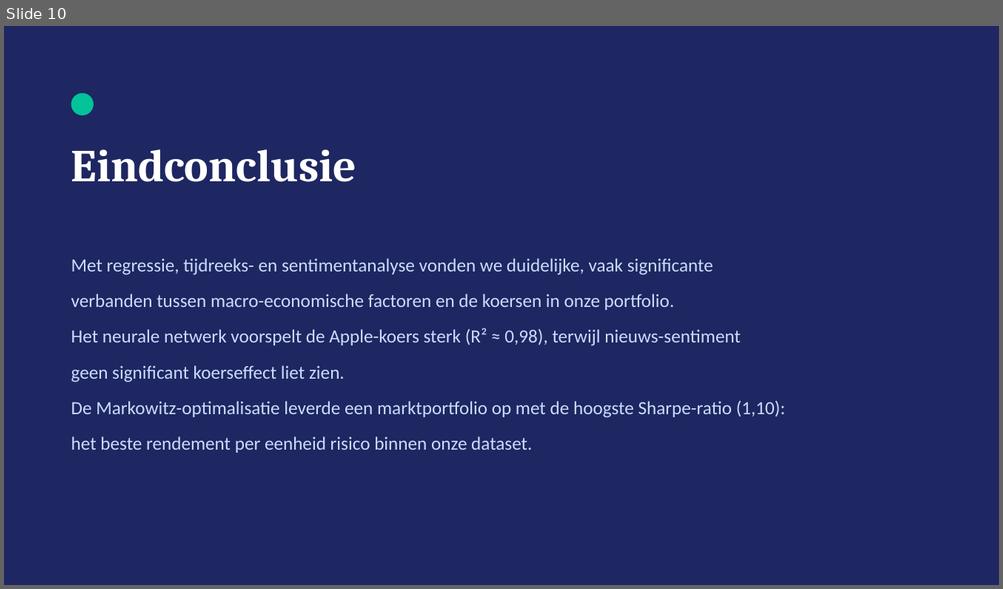
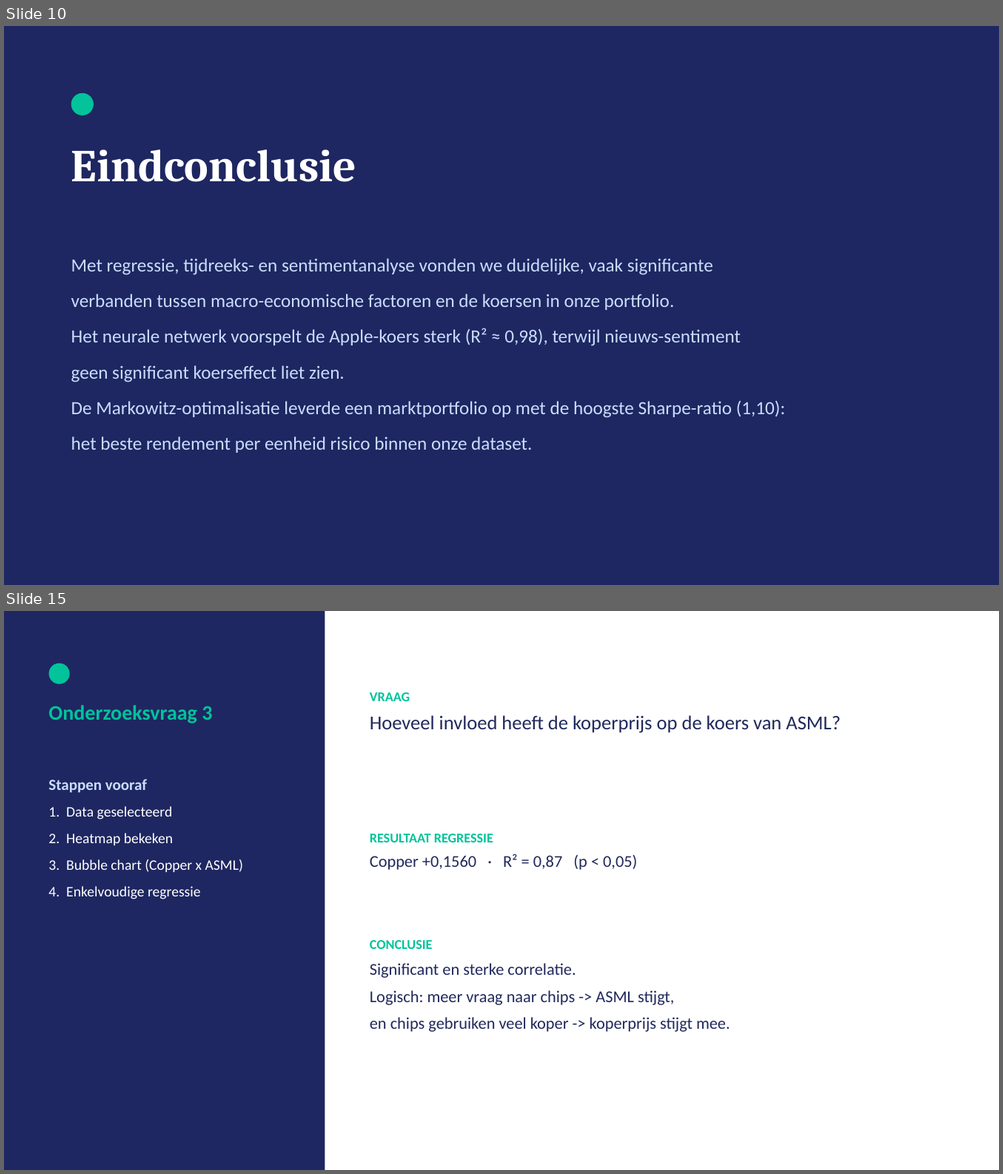
Before and after one commit to michaelraykuster-spec/Werkplaats-2-opdracht-Groep-3, a slide deck: Werkplaats2_Groep3_Eindpresentatie.pptx. Shown one above the other, each under a label of ours: slide 10 before the commit, slides 10 and 15 after it; the slides between them are not shown. The pictures are 1003x589 and 1003x1174 pixels, drawn with LibreOffice and Linux fonts; fonts in the diff are those of the drawing. Boxes give left, top, right and bottom in pixels: in the first picture for what was removed or moved away, otherwise in the second. Text is boxed around its words. In the diff, an @@ line names an element or a change of style, - is before the commit and + after.

```diff
--- a/Werkplaats2_Groep3_Eindpresentatie.pptx
+++ b/Werkplaats2_Groep3_Eindpresentatie.pptx
@@ slide 15 added at box(4, 611, 999, 1170), background #FFFFFF @@
@@ rectangle added at box(4, 611, 325, 1170), fill #1E2761 @@
@@ ellipse added at box(48, 664, 70, 684), fill #02C39A @@
@@ text added at box(370, 692, 840, 733), 19 pt, text #21295C @@
+VRAAG
+Hoeveel invloed heeft de koperprijs op de koers van ASML?
@@ text added at box(48, 705, 212, 723), 20 pt, text #02C39A, bold @@
+Onderzoeksvraag 3
@@ text added at box(48, 779, 243, 900), 14 pt, text #FFFFFF @@
+Stappen vooraf
+1. Data geselecteerd
+2. Heatmap bekeken
+3. Bubble chart (Copper x ASML)
+4. Enkelvoudige regressie
@@ text added at box(370, 834, 637, 870), 16 pt, text #21295C @@
+RESULTAAT REGRESSIE
+Copper +0,1560 · R² = 0,87 (p < 0,05)
@@ text added at box(370, 940, 730, 1032), 16 pt, text #21295C @@
+CONCLUSIE
+Significant en sterke correlatie.
+Logisch: meer vraag naar chips -> ASML stijgt,
+en chips gebruiken veel koper -> koperprijs stijgt mee.
```
Also in this commit, not shown: 9 other slides added.
